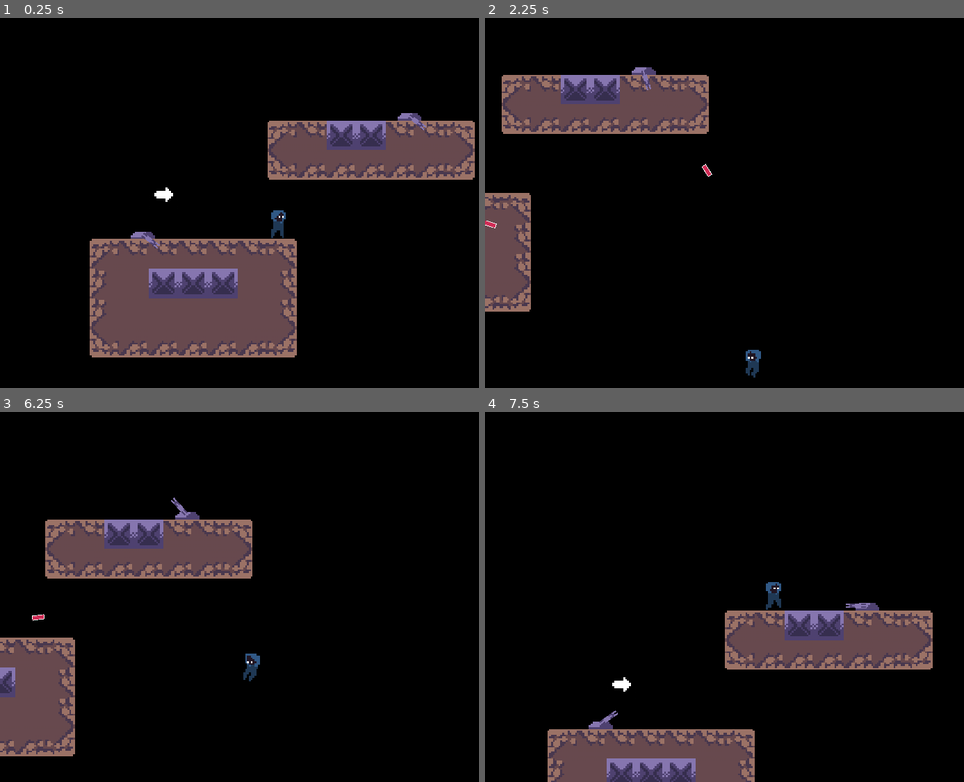
Above: before the commit, frames 1-4 (two rows, left to right).
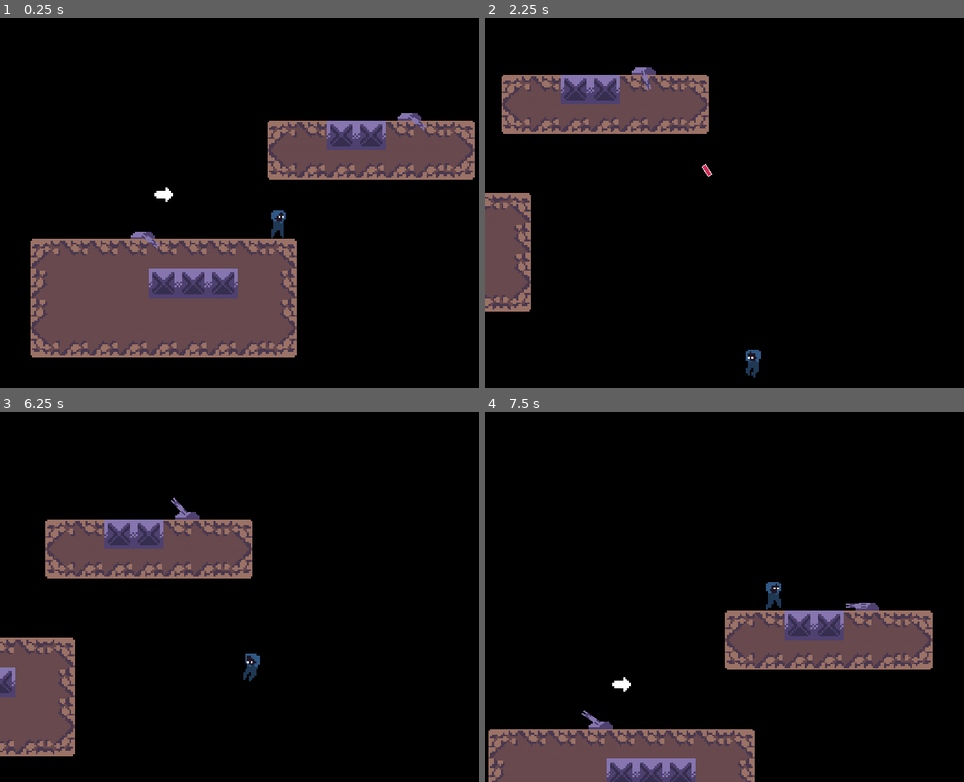
Above: after the commit, the same moments.

Repository: Wiper-GameDev/Aeroblaster
Game: Godot game, scene res://src/Game/Game.tscn
Two runs of this game, one before a commit and one after it. Both use one fixed random seed, a clock stepped at 60 frames per second and the inputs below.
Inputs:
- Up to frame 1 (0.25 s): no input
- Up to frame 2 (2.25 s): hold Right (move_right) 0.53-2.03 s; tap W (jump) at 0.77, 1.52 s; hold Left (move_left) from 2.03 s (still down)
- Up to frame 3 (6.25 s): release Left (move_left) at 2.78 s; hold Right (move_right) 2.78-4.28 s; tap W (jump) at 3.02, 3.77, 4.52, 6.02 s; hold Left (move_left) 4.28-5.03 s; hold Right (move_right) 5.03-5.78 s; hold Left (move_left) from 5.78 s (still down)
- Up to frame 4 (7.5 s): tap W (jump) at 6.77 s; release Left (move_left) at 7.28 s; hold Right (move_right) from 7.28 s (still down)

The runs differ from the first frame. In frame 1, 4.7% of the frame differs, in the area x 6-25%, y 59-92%; in frame 2, less than 0.1%; in frame 3, less than 0.1%; in frame 4, 2.2%.

Commit message:
Enable disable turret processing

Diff:
--- a/src/Entities/Turret/Turret.gd
+++ b/src/Entities/Turret/Turret.gd
@@ -11,7 +11,15 @@
 
 func _ready() -> void:
 	$TurretFireTimer.start()
+	enable_disable_processing()
 
+
+func enable_disable_processing() -> void:
+	var is_visible : bool = $VisibilityNotifier2D.is_on_screen()
+	set_process(is_visible)
+	set_process_input(is_visible)
+	set_physics_process(is_visible)
+	$TurretFireTimer.paused = not is_visible
 
 func calculate_rotation_degrees(
 	player_pos: Vector2,
@@ -45,3 +53,14 @@
 	bullet.global_position = $Barrel/BarrelPosition.global_position
 	bullet.rotation_degrees = angle
 	bullet.add_to_group("turret_bullets")
+
+
+func _on_VisibilityNotifier2D_screen_entered() -> void:
+	enable_disable_processing()
+
+
+
+
+func _on_VisibilityNotifier2D_screen_exited() -> void:
+	print("Exited")
+	enable_disable_processing()
--- a/src/Entities/Turret/Turret.tscn
+++ b/src/Entities/Turret/Turret.tscn
@@ -32,4 +32,10 @@
 [node name="TurretFireTimer" type="Timer" parent="."]
 wait_time = 2.0
 
+[node name="VisibilityNotifier2D" type="VisibilityNotifier2D" parent="."]
+position = Vector2( -1.5, 18 )
+scale = Vector2( 1.95, 0.6 )
+
 [connection signal="timeout" from="TurretFireTimer" to="." method="_on_TurretFireTimer_timeout"]
+[connection signal="screen_entered" from="VisibilityNotifier2D" to="." method="_on_VisibilityNotifier2D_screen_entered"]
+[connection signal="screen_exited" from="VisibilityNotifier2D" to="." method="_on_VisibilityNotifier2D_screen_exited"]
--- a/src/Game/Game.tscn
+++ b/src/Game/Game.tscn
@@ -526,7 +526,7 @@
 tile_set = SubResource( 15 )
 cell_size = Vector2( 48, 48 )
 format = 1
-tile_data = PoolIntArray( -196608, 22, 0, -196589, 22, 0, -1 …(479 unchanged characters)… 2, 0, 458771, 22, 0, 524288, 22, 0, 524291, 0, 0, 524292, 1, 0, 524293, 1, 0, 524294, 1, 0, 524295, 1, 0, 524296, 1, 0, 524297, 2, 0, 524307, 22, 0, 589824, 22, 0, 589827, 3, 0, 589828, 4, 0, 589829, 9, 0, 589830, 9, 0, 589831, 9, 0, 589832, 4, 0, 589833, 5, 0, 589843, 22, 0, 655360, 22, 0, 655363, 3, 0, 655364, 4, 0, 655365, 4, 0, 655366, 4, 0, 655367, 4, 0, 655368, 4, 0, 655369, 5, 0, 655379, 22, 0, 720896, 22, 0, 720899, 6, 0, 720900, 7, 0, 720901, 7, 0, 720902, …(154 unchanged characters)…
+tile_data = PoolIntArray( -196608, 22, 0, -196589, 22, 0, -1 …(479 unchanged characters)… 2, 0, 458771, 22, 0, 524288, 22, 0, 524289, 0, 0, 524290, 1, 0, 524291, 1, 0, 524292, 1, 0, 524293, 1, 0, 524294, 1, 0, 524295, 1, 0, 524296, 1, 0, 524297, 2, 0, 524307, 22, 0, 589824, 22, 0, 589825, 3, 0, 589826, 4, 0, 589827, 4, 0, 589828, 4, 0, 589829, 9, 0, 589830, 9, 0, 589831, 9, 0, 589832, 4, 0, 589833, 5, 0, 589843, 22, 0, 655360, 22, 0, 655361, 3, 0, 655362, 4, 0, 655363, 4, 0, 655364, 4, 0, 655365, 4, 0, 655366, 4, 0, 655367, 4, 0, 655368, 4, 0, 655369, 5, 0, 655379, 22, 0, 720896, 22, 0, 720897, 6, 0, 720898, 7, 0, 720899, 7, 0, 720900, 7, 0, 720901, 7, 0, 720902, …(154 unchanged characters)…
 script = ExtResource( 5 )
 
 [node name="Turrets" type="Node" parent="."]
